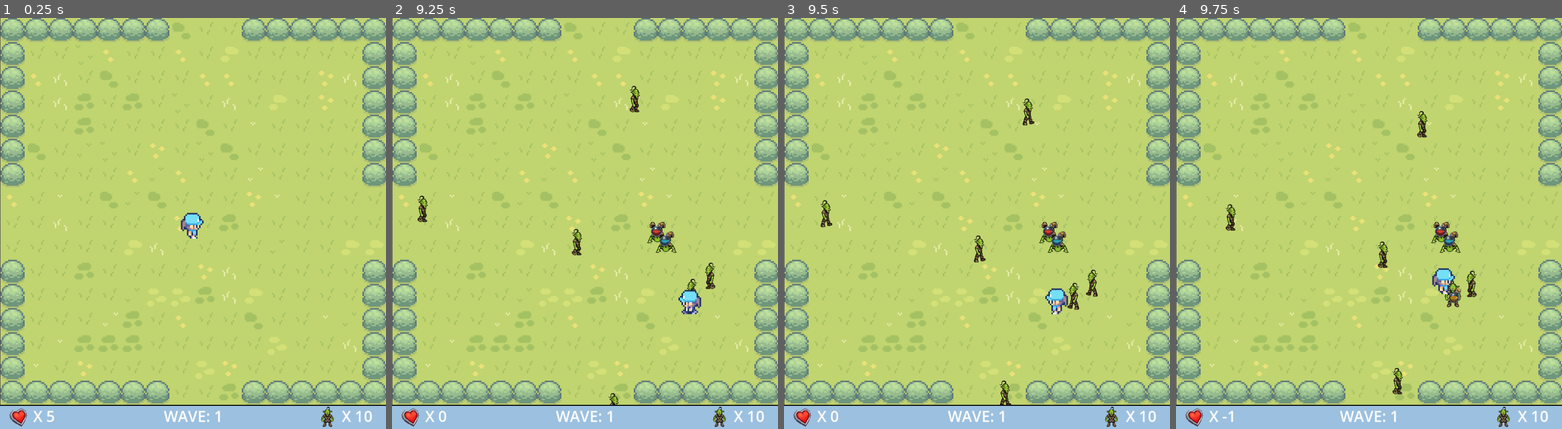
Above: before the commit, frames 1-4 (left to right).
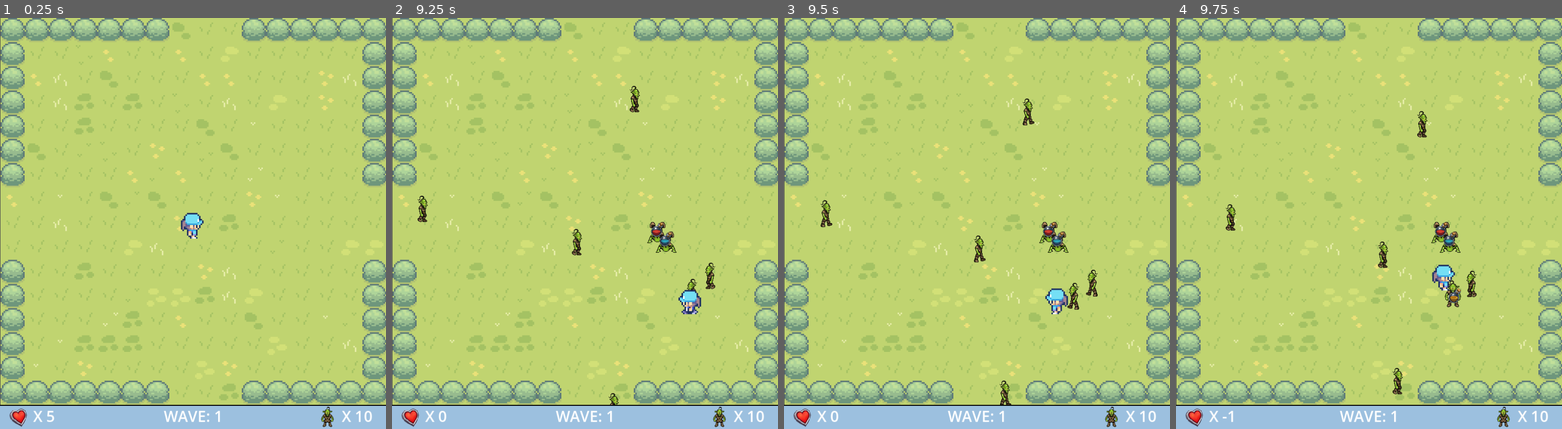
Above: after the commit, the same moments.

Repository: 1Cezzo/stardew-shooter
Game: Godot game, scene res://scenes/main.tscn
Two runs of this game, one before a commit and one after it. Both use one fixed random seed, a clock stepped at 60 frames per second and the inputs below.
Inputs (mouse positions are in pixels of both pictures, inside the frame that each line leads up to):
- Up to frame 1 (0.25 s): no input
- Up to frame 2 (9.25 s): tap Enter at 0.5 s; move the mouse to (669, 202) at 0.52 s; hold D (right) 0.53-1.28 s; click (669, 202) at 0.67 s; move the mouse to (507, 244) at 1.27 s; hold S (down) 1.28-2.03 s; move the mouse to (623, 133) at 2.02 s; hold D (right) 2.03-2.78 s; move the mouse to (565, 305) at 2.77 s; hold W (up) 2.78-3.53 s; click (565, 305) at 2.92 s; move the mouse to (700, 285) at 3.52 s; hold A (left) 3.53-5.03 s; move the mouse to (469, 161) at 4.27 s; move the mouse to (604, 223) at 5.02 s; hold S (down) 5.03-5.78 s; click (604, 223) at 5.17 s; move the mouse to (527, 120) at 5.77 s; hold D (right) 5.78-6.53 s; move the mouse to (669, 202) at 6.52 s; hold W (up) 6.53-7.28 s; move the mouse to (507, 244) at 7.27 s; hold D (right) 7.28-8.03 s; click (507, 244) at 7.42 s; move the mouse to (623, 133) at 8.02 s; hold S (down) 8.03-8.78 s; move the mouse to (565, 305) at 8.77 s; hold A (left) from 8.78 s (still down)
- Up to frame 3 (9.5 s): keep holding A (left)
- Up to frame 4 (9.75 s): move the mouse to (1484, 285) at 9.52 s; release A (left) at 9.53 s; hold W (up) from 9.53 s (still down); click (1484, 285) at 9.67 s

Frames 1-3 are identical in both runs. In frame 4, 0.3% of the frame differs, in the area x 66-73%, y 60-68%.

Commit message:
added functionality for the item drops

Diff:
--- a/scenes/item.gd
+++ b/scenes/item.gd
@@ -1,4 +1,7 @@
 extends Area2D
+
+@onready var main = get_node("/root/Main")
+@onready var lives_label = get_node("/root/Main/HUD/LivesLabel")
 
 var item_type : int
 
@@ -11,7 +14,11 @@
 func _ready():
 	$Sprite2D.texture = textures[item_type]
 
-
-# Called every frame. 'delta' is the elapsed time since the previous frame.
-func _process(delta):
-	pass
+func _on_body_entered(body):
+	if item_type == 0:
+		body.boost()
+	elif item_type == 1:
+		main.lives += 1
+		lives_label.text = "X: " + str(main.lives)
+	elif item_type == 2:
+		body.quick_fire()
--- a/scenes/item.tscn
+++ b/scenes/item.tscn
@@ -19,3 +19,5 @@
 [node name="CollisionShape2D" type="CollisionShape2D" parent="."]
 position = Vector2(1, 2)
 shape = SubResource("RectangleShape2D_30l7s")
+
+[connection signal="body_entered" from="." to="." method="_on_body_entered"]
--- a/scenes/player.gd
+++ b/scenes/player.gd
@@ -2,12 +2,17 @@
 
 signal shoot
 
+const START_SPEED : int = 200
+const BOOST_SPEED : int = 400
+const NORMAL_SHOT : float = 0.5
+const SPEED_SHOT : float = 0.1
 var speed : int
 var can_shoot : bool
 var screen_size : Vector2
 
 func _ready():
-	speed = 200
+	speed = START_SPEED
+	$ShotTimer.wait_time = NORMAL_SHOT
 	screen_size = get_viewport_rect().size
 	position = screen_size / 2
 	can_shoot = true
@@ -40,6 +45,19 @@
 		$AnimatedSprite2D.stop()
 		$AnimatedSprite2D.frame = 1
 
+func boost():
+	$BoostTimer.start()
+	speed = BOOST_SPEED
+
+func quick_fire():
+	$FastFireTimer.start()
+	$ShotTimer.wait_time = SPEED_SHOT
 
 func _on_shot_timer_timeout():
 	can_shoot = true
+
+func _on_boost_timer_timeout():
+	speed = START_SPEED
+
+func _on_fast_fire_timer_timeout():
+	$ShotTimer.wait_time = NORMAL_SHOT
--- a/scenes/player.tscn
+++ b/scenes/player.tscn
@@ -185,4 +185,14 @@
 
 [node name="ShotTimer" type="Timer" parent="."]
 
+[node name="BoostTimer" type="Timer" parent="."]
+wait_time = 6.0
+one_shot = true
+
+[node name="FastFireTimer" type="Timer" parent="."]
+wait_time = 4.0
+one_shot = true
+
 [connection signal="timeout" from="ShotTimer" to="." method="_on_shot_timer_timeout"]
+[connection signal="timeout" from="BoostTimer" to="." method="_on_boost_timer_timeout"]
+[connection signal="timeout" from="FastFireTimer" to="." method="_on_fast_fire_timer_timeout"]
